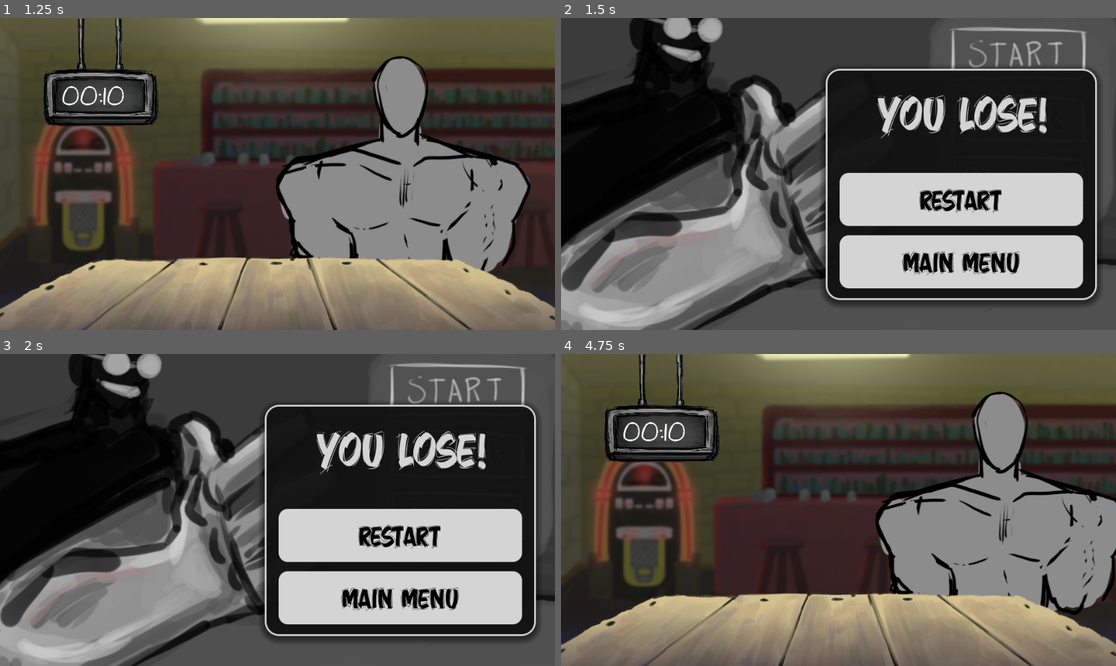
Above: before the commit, frames 1-4 (two rows, left to right).
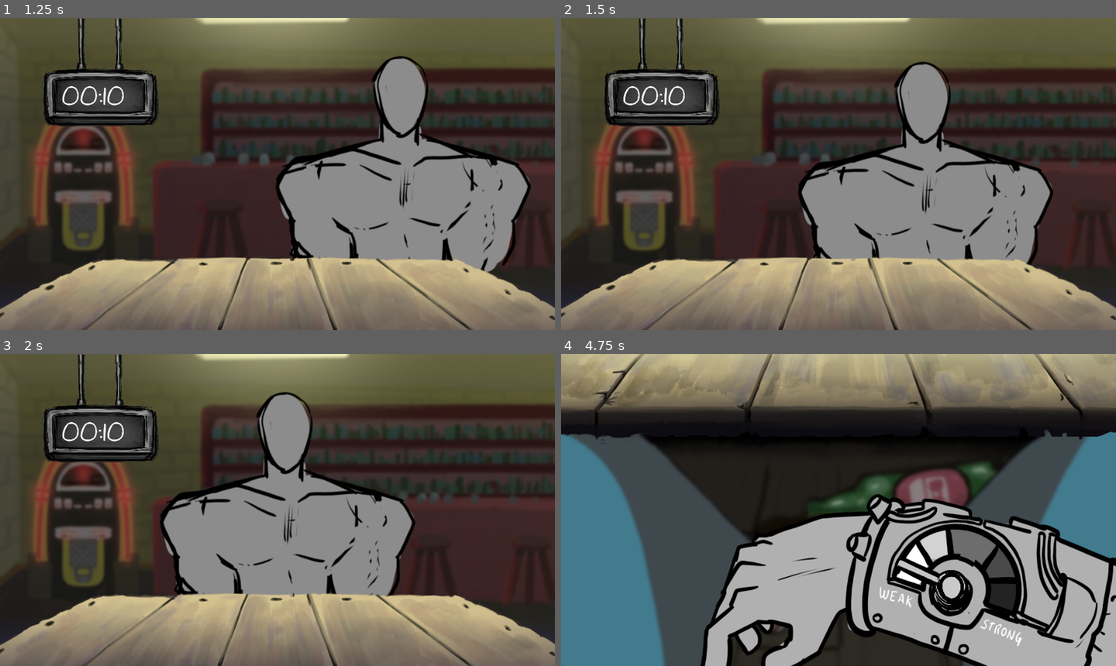
Above: after the commit, the same moments.

Repository: GinoNovello/ImachineWinning
Game: Godot game, scene res://Scenes/MainMenu/MainMenu.tscn
Same seed, same stepped clock (60 frames per second), same inputs: the game is played once before the commit and once after it.
Inputs (mouse positions are in pixels of both pictures, inside the frame that each line leads up to):
- Up to frame 1 (1.25 s): click "New Game" at 0.5 s
- Up to frame 2 (1.5 s): tap Enter (ui_accept) at 1.25, 1.35 s; hold Right (ui_right) from 1.28 s (still down)
- Up to frame 3 (2 s): keep holding Right (ui_right); tap Enter (ui_accept) at 1.52, 1.82 s
- Up to frame 4 (4.75 s): release Right (ui_right) at 2 s; click (960, 534) at 2 s, where only the run before the commit has a clickable "Restart"; hold Down (ui_down) 2.78-3.53 s; tap Space at 2.85 s; tap Enter (ui_accept) at 3.02, 3.05, 3.32, 3.5, 3.6 s; hold Right (ui_right) 3.53-4.25 s; click (960, 534) at 4.25 s, where only the run before the commit has a clickable "Restart"

Frame 1 is identical in both runs. In frame 2, 85% of the frame differs, in the area x 0-100%, y 0-100%; in frame 3, 85%; in frame 4, 91%.

Commit message:
feat: needle animation

Diff:
--- a/Scenes/common/config_area.tscn
+++ b/Scenes/common/config_area.tscn
@@ -5,7 +5,8 @@
 [ext_resource type="Texture2D" uid="uid://bxcplrjgn4trv" path="res://Images/ConfigTable.png" id="2_nmm7f"]
 [ext_resource type="Texture2D" uid="uid://cfbrthj7r62gf" path="res://Images/Sleeve.png" id="3_bf0jg"]
 [ext_resource type="Texture2D" uid="uid://bl2jmgf7ex8r8" path="res://Images/Machine.png" id="4_3o4ji"]
-[ext_resource type="Script" path="res://scripts/core/machine.gd" id="6_4vnhm"]
+[ext_resource type="Texture2D" uid="uid://bsov7qdcclntu" path="res://Images/needle.png" id="5_needle"]
+[ext_resource type="Script" uid="uid://b3mi1jksvban1" path="res://scripts/core/machine.gd" id="6_4vnhm"]
 
 [node name="ConfigArea" type="Node2D" unique_id=136853237]
 script = ExtResource("1_tm3he")
@@ -25,15 +26,12 @@
 texture = ExtResource("3_bf0jg")
 
 [node name="Machine" type="Sprite2D" parent="PlayerArm" unique_id=1144025245]
-visible = false
 position = Vector2(480, 270)
 texture = ExtResource("4_3o4ji")
 script = ExtResource("6_4vnhm")
 
-[node name="ForceLabel" type="Label" parent="." unique_id=2008066103]
-offset_left = 588.0
-offset_top = 3.0
-offset_right = 1112.0
-offset_bottom = 139.0
-theme_override_font_sizes/font_size = 96
-text = "Force: 0"
+[node name="Needle" type="Sprite2D" parent="PlayerArm/Machine" unique_id=1903461775]
+position = Vector2(196, 136)
+scale = Vector2(0.16, 0.16)
+texture = ExtResource("5_needle")
+offset = Vector2(39, -243)
--- a/scripts/flow/config_area.gd
+++ b/scripts/flow/config_area.gd
@@ -2,17 +2,28 @@
 
 @onready var sleeve = $PlayerArm/Sleeve
 @onready var machine = $PlayerArm/Machine
-@onready var force_label = $ForceLabel
+@onready var needle: Sprite2D = $PlayerArm/Machine/Needle
+
+@export var needle_min_rotation: float = -7 * PI / 12
+@export var needle_max_rotation: float = PI / 2
 
 var _space_held: bool = false
+var _needle_force: int = -1
+var _needle_tween: Tween
 
 var isActive: bool = false
+
+func _ready():
+	if GameManager.player:
+		var force = GameManager.player.machine.generateForce()
+		needle.rotation = _force_to_rotation(force)
+		_needle_force = force
 
 func _process(_delta):
 	if isActive:
 		handle_input()
 	update_visuals()
-	update_force_label()
+	update_needle()
 
 func activate():
 	isActive = true
@@ -59,6 +70,18 @@
 func decrease_force():
 	GameManager.player.decrease_machine_force()
 
-func update_force_label():
-	var player = GameManager.player
-	force_label.text = str(player.machine.generateForce())
+func update_needle():
+	var force = GameManager.player.machine.generateForce()
+	if force == _needle_force:
+		return
+	_needle_force = force
+
+	if _needle_tween:
+		_needle_tween.kill()
+	_needle_tween = create_tween()
+	_needle_tween.set_trans(Tween.TRANS_CUBIC).set_ease(Tween.EASE_OUT)
+	_needle_tween.tween_property(needle, "rotation", _force_to_rotation(force), 0.15)
+
+func _force_to_rotation(force: int) -> float:
+	var t = float(force) / float(Machine.MAX_FORCE)
+	return lerp(needle_min_rotation, needle_max_rotation, t)
--- a/scripts/flow/game_scene.gd
+++ b/scripts/flow/game_scene.gd
@@ -54,7 +54,7 @@
 	if Input.is_action_just_pressed("ui_up"):
 		show_match()
 
-	if Input.is_physical_key_pressed(KEY_ENTER) and Input.is_action_just_pressed("ui_accept") and inArena:
+	if Input.is_physical_key_pressed(KEY_ENTER) and Input.is_action_just_pressed("ui_accept") and inArena and GameManager.referee.match_started:
 		execute_match()
 
 func execute_match():
Binary file changed: Images/Machine.png
Binary file added: Images/needle.png
